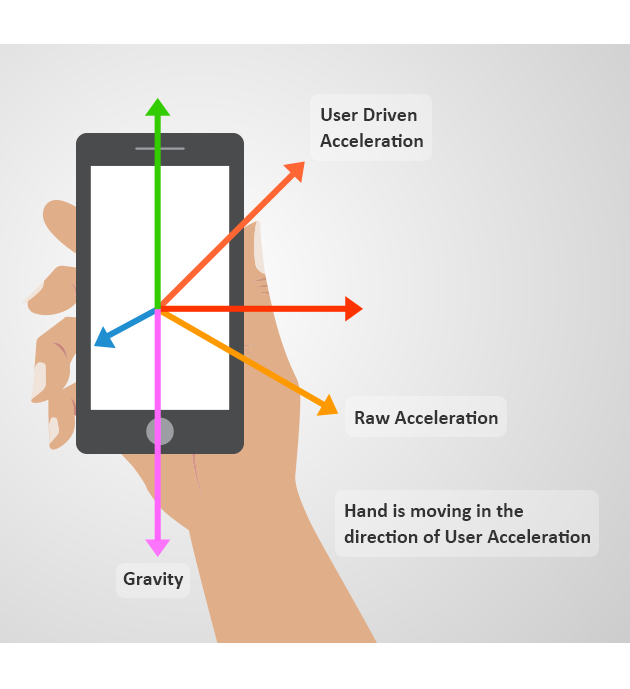
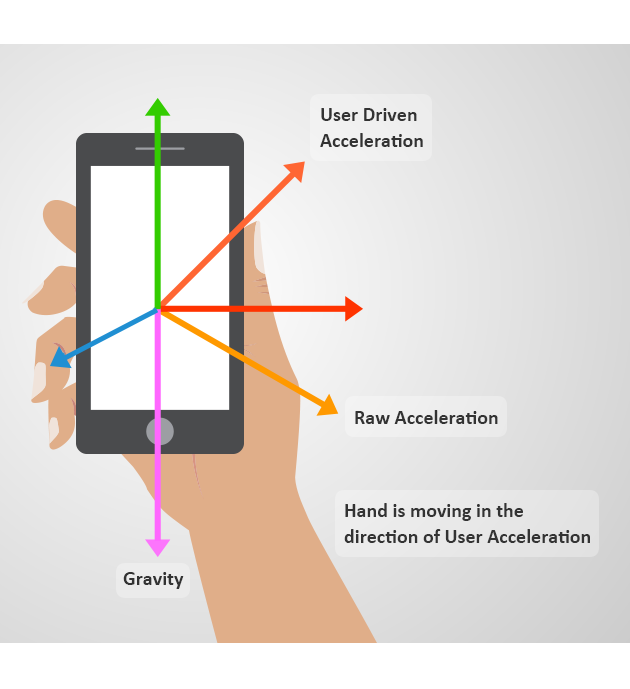
Layered file, before and after one edit (630px x 689px). Changes by layer:
added layer "Shape 1" in group "Group 5" over [62, 308, 158, 361]
painted on "Vector Smart Object" (5th of 8, in "Group 5") over [50, 307, 155, 369]
